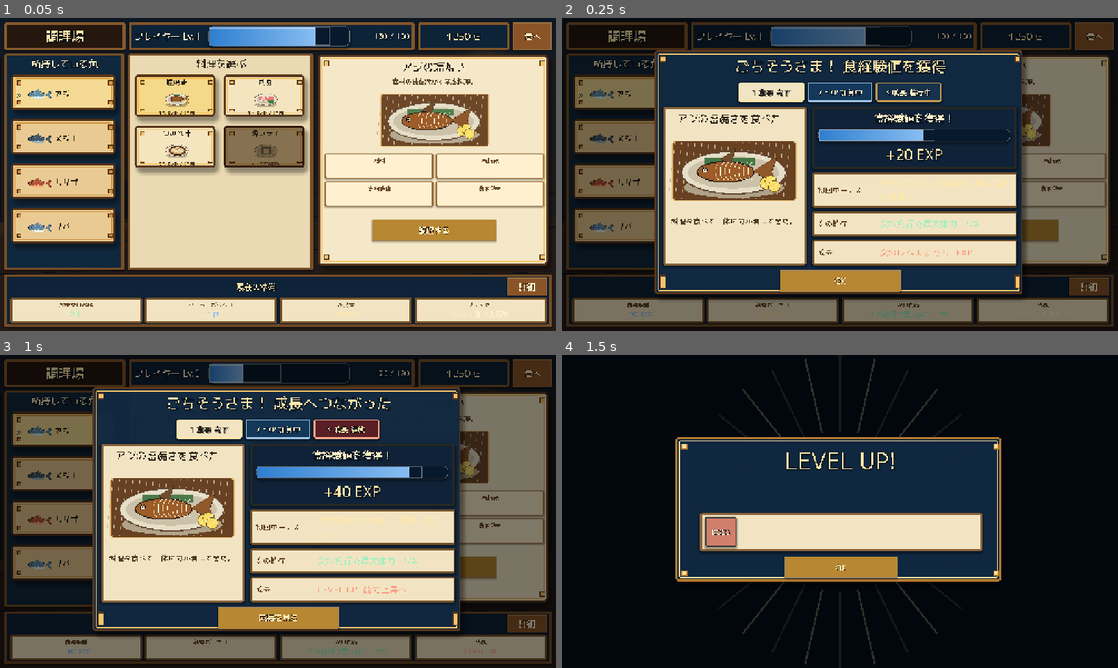
Above: before the commit, frames 1-4 (two rows, left to right).
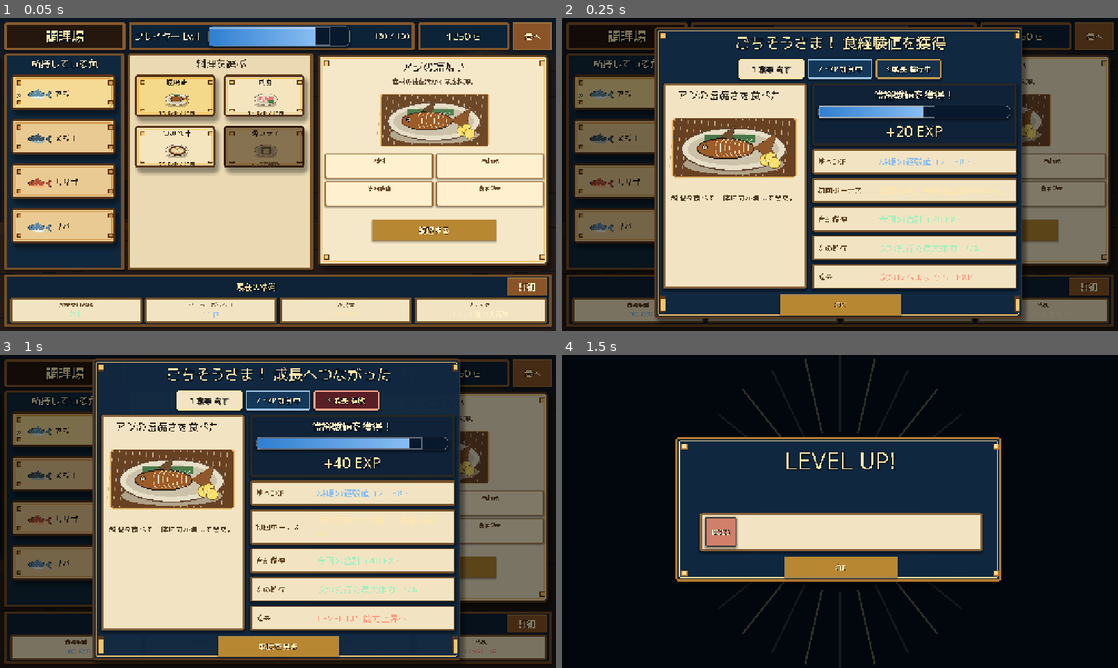
Above: after the commit, the same moments.

Repository: RYUKOU-OKUMURA/tsuri_quest_umi_mvp
Game: Godot game, scene res://tools/cooking_flow_smoke.tscn
Same seed, same stepped clock (60 frames per second), same inputs: the game is played once before the commit and once after it. This scene is started directly instead of the project's main scene.
Inputs (mouse positions are in pixels of both pictures, inside the frame that each line leads up to):
- Up to frame 1 (0.05 s): no input
- Up to frame 2 (0.25 s): no input
- Up to frame 3 (1 s): click "港へ" at 0.5 s
- Up to frame 4 (1.5 s): tap Enter at 1.25 s; move the mouse to (962, 495) at 1.27 s; tap Shift at 1.35 s; click (962, 495) at 1.42 s

Frame 1 is identical in both runs. In frame 2, 37% of the frame differs, in the area x 16-84%, y 2-97%; in frame 3, 35%; in frame 4, nothing differs.

Commit message:
Clarify cooking EXP reward breakdown

Diff:
--- a/src/ui/components/cooking_reward_panel.gd
+++ b/src/ui/components/cooking_reward_panel.gd
@@ -15,7 +15,9 @@
 var _dish_image: TextureRect
 var _exp_bar: GaugeBar
 var _exp_label: Label
+var _base_label: Label
 var _bonus_label: Label
+var _total_label: Label
 var _buff_label: Label
 var _growth_label: Label
 var _confirm_button: Button
@@ -116,7 +118,9 @@
 	_exp_label.horizontal_alignment = HORIZONTAL_ALIGNMENT_CENTER
 	exp_layout.add_child(_exp_label)
 
+	_base_label = _reward_line(reward_box, "基本EXP", Palette.GAUGE_CYAN_HI)
 	_bonus_label = _reward_line(reward_box, "初回ボーナス", Palette.GOLD_BRIGHT)
+	_total_label = _reward_line(reward_box, "合計獲得", Palette.GAUGE_GREEN_HI)
 	_buff_label = _reward_line(reward_box, "次の釣行", Palette.GAUGE_GREEN_HI)
 	_growth_label = _reward_line(reward_box, "成長", Palette.GAUGE_RED_HI)
 
@@ -136,11 +140,13 @@
 	_exp_bar.max_value = _target_max
 	_exp_bar.set_value(clampf(float(exp_before), 0.0, _target_max))
 	_exp_label.text = "+%d EXP" % int(result.get("total_exp", 0))
+	_base_label.text = "料理の経験値 +%d EXP" % int(result.get("base_exp", 0))
 
 	if bool(result.get("first_time", false)):
 		_bonus_label.text = "初めて食べた料理！ 追加 +%d EXP" % int(result.get("first_bonus", 0))
 	else:
-		_bonus_label.text = "食べたことのある料理。基本EXPを獲得。"
+		_bonus_label.text = "記録済み。今回は基本EXPのみ。"
+	_total_label.text = "今回の合計 +%d EXP" % int(result.get("total_exp", 0))
 
 	var buff := Dictionary(result.get("buff", {}))
 	_buff_label.text = String(buff.get("text", "次の釣行で効果を得る"))
Not shown, changed: docs/12_cooking_showcase_qa.md
